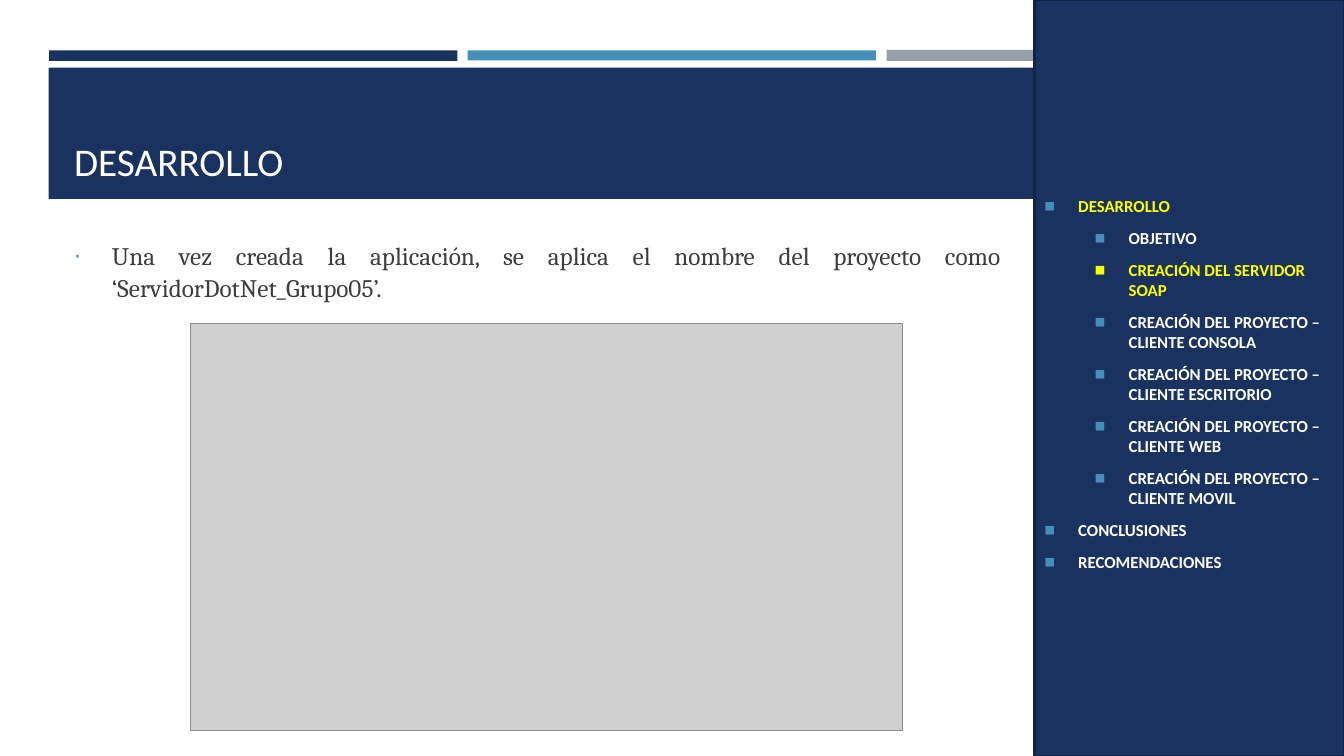
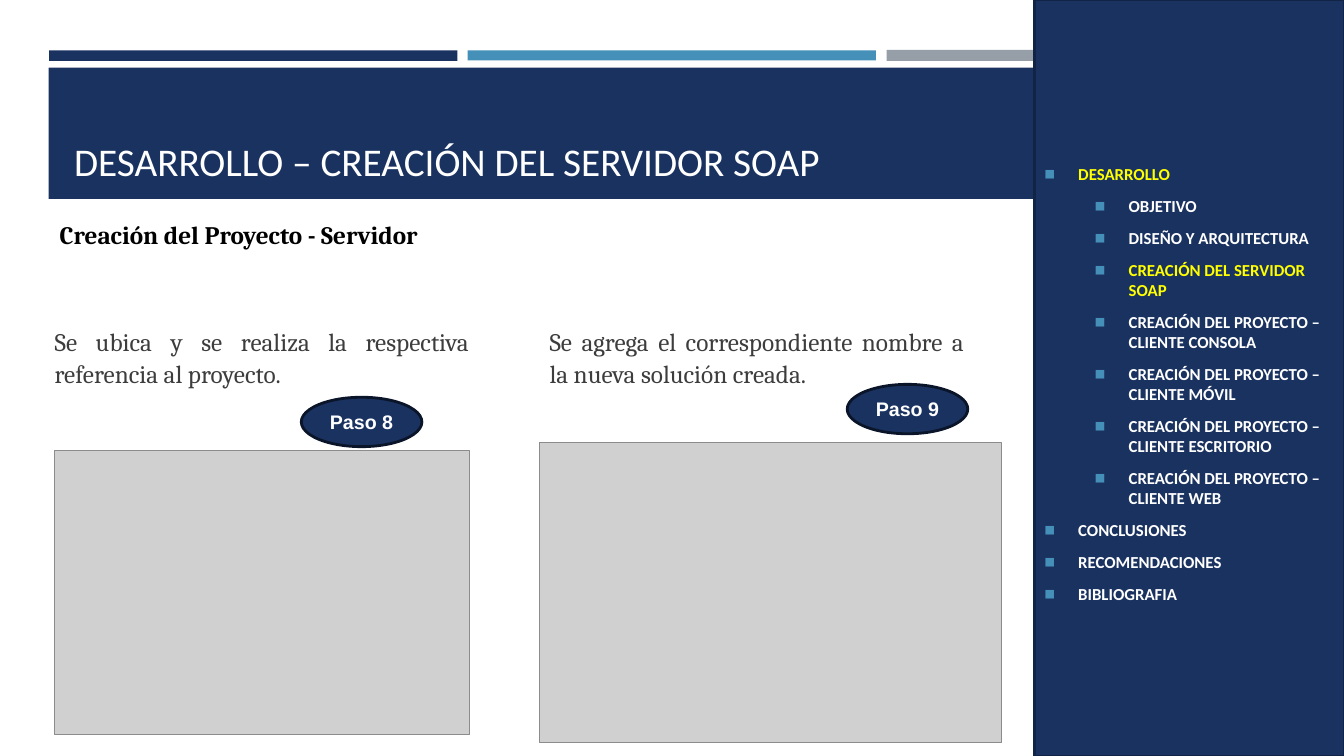
Before and after one commit to ArielGuevara/WS_TicketPremiun_DotNet_SOAP_GR5, a slide deck: slide 16 of 05. DOCUMENTACION/02. MANUAL TECNICO/PRESENTACION_SOAP_ BDD_DOTNET.pptx (slide 5 before the commit). Drawn at 1344x756 pixels with LibreOffice and Linux fonts; fonts in the diff are those of the drawing; grey boxes stand for pictures. Boxes give left, top, right and bottom in pixels: in the first picture for what was removed or moved away, otherwise in the second. Text is boxed around its words. In the diff, an @@ line names an element or a change of style, - is before the commit and + after.

```diff
--- a/05. DOCUMENTACION/02. MANUAL TECNICO/PRESENTACION_SOAP_ BDD_DOTNET.pptx
+++ b/05. DOCUMENTACION/02. MANUAL TECNICO/PRESENTACION_SOAP_ BDD_DOTNET.pptx
@@ title at (x1=74, y1=143, x2=819, y2=177): text changed @@
-DESARROLLO
+DESARROLLO – CREACIÓN DEL SERVIDOR SOAP
@@ text added at (x1=60, y1=226, x2=417, y2=250), 18 pt, text #000000, bold @@
+Creación del Proyecto - Servidor
@@ text in rectangle at (x1=1129, y1=230, x2=1308, y2=246): paragraph added @@
+  ◼ DISEÑO Y ARQUITECTURA
@@ text removed at (x1=112, y1=247, x2=1000, y2=303) @@
-∙ Una vez creada la aplicación, se aplica el nombre del proyecto como ‘ServidorDotNet_Grupo05’.
@@ picture removed at (x1=191, y1=324, x2=903, y2=731) @@
@@ text added at (x1=55, y1=333, x2=469, y2=389), 18 pt, text #3D3D3D @@
+Se ubica y se realiza la respectiva referencia al proyecto.
@@ text added at (x1=550, y1=333, x2=964, y2=383), 18 pt, text #3D3D3D @@
+Se agrega el correspondiente nombre a la nueva solución creada.
@@ ellipse added at (x1=847, y1=384, x2=968, y2=434), fill #1A3260, outline #0B162A 2 pt, 14 pt, text #FFFFFF, bold @@
+Paso 9
@@ text in rectangle at (x1=1129, y1=366, x2=1308, y2=400): paragraph added @@
+  ◼ CREACIÓN DEL PROYECTO – CLIENTE MÓVIL
@@ ellipse added at (x1=301, y1=397, x2=422, y2=447), fill #1A3260, outline #0B162A 2 pt, 14 pt, text #FFFFFF, bold @@
+Paso 8
@@ picture added at (x1=539, y1=443, x2=1001, y2=743) @@
@@ picture added at (x1=54, y1=451, x2=470, y2=735) @@
@@ text in rectangle at (x1=1129, y1=471, x2=1308, y2=504): paragraph removed @@
-  ◼ CREACIÓN DEL PROYECTO – CLIENTE MOVIL
@@ text in rectangle at (x1=1078, y1=589, x2=1177, y2=600): paragraph added @@
+◼ BIBLIOGRAFIA
```
Also in this commit, not shown: 25 other slides changed, 29 slides added, 55 slides removed, 1 other file.
